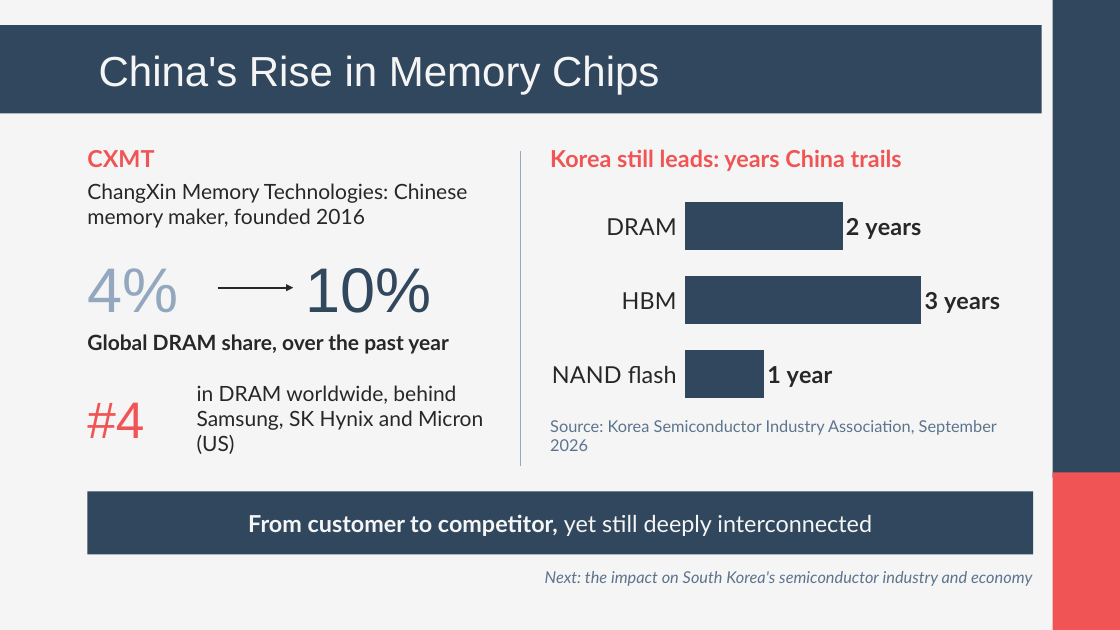
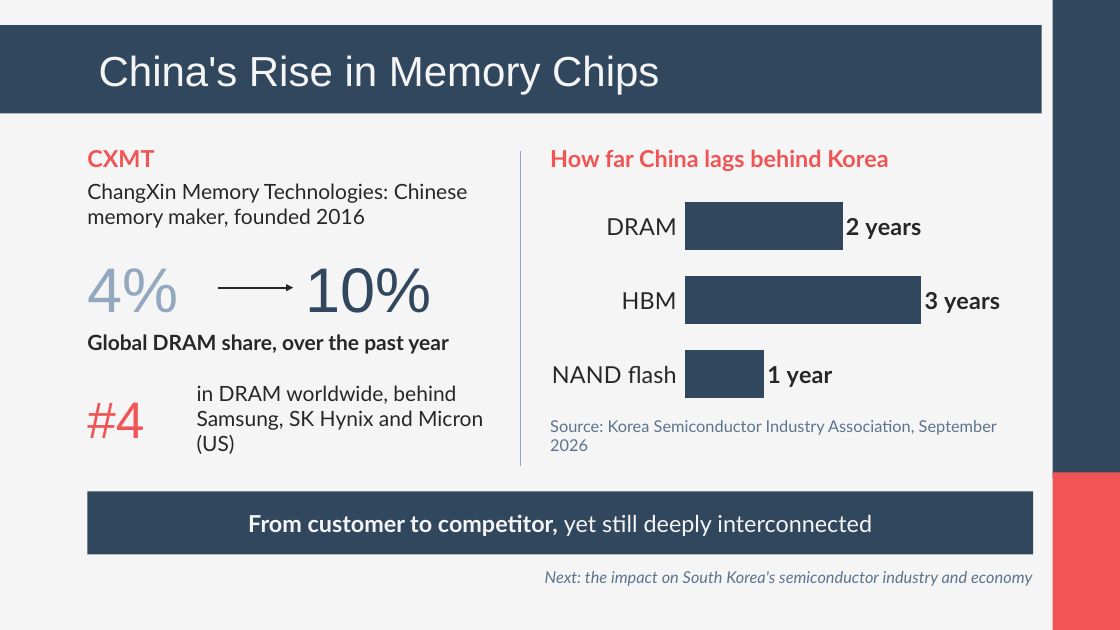
Before and after one commit to andyandrewc21-cyber/owner-repo, a slide deck: slide 5 of korea-china-trade.pptx. Drawn at 1120x630 pixels with LibreOffice and Linux fonts; fonts in the diff are those of the drawing. Boxes give left, top, right and bottom in pixels: in the first picture for what was removed or moved away, otherwise in the second. Text is boxed around its words. In the diff, an @@ line names an element or a change of style, - is before the commit and + after.

```diff
--- a/korea-china-trade.pptx
+++ b/korea-china-trade.pptx
@@ text at [550,149,888,171]: text changed @@
-Korea still leads: years China trails
+How far China lags behind Korea
```
